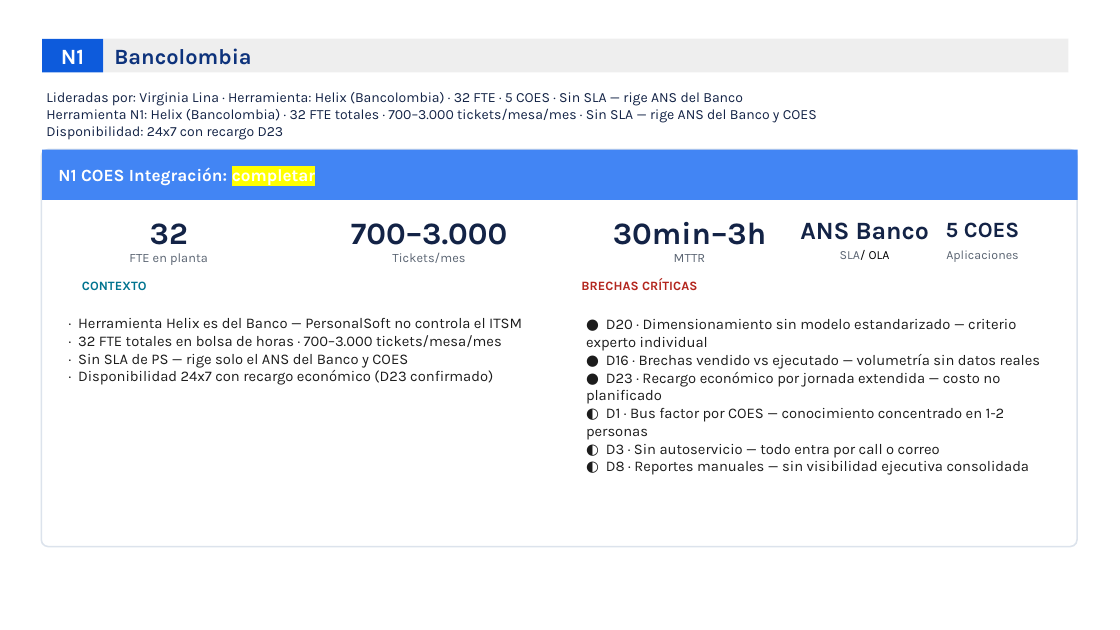
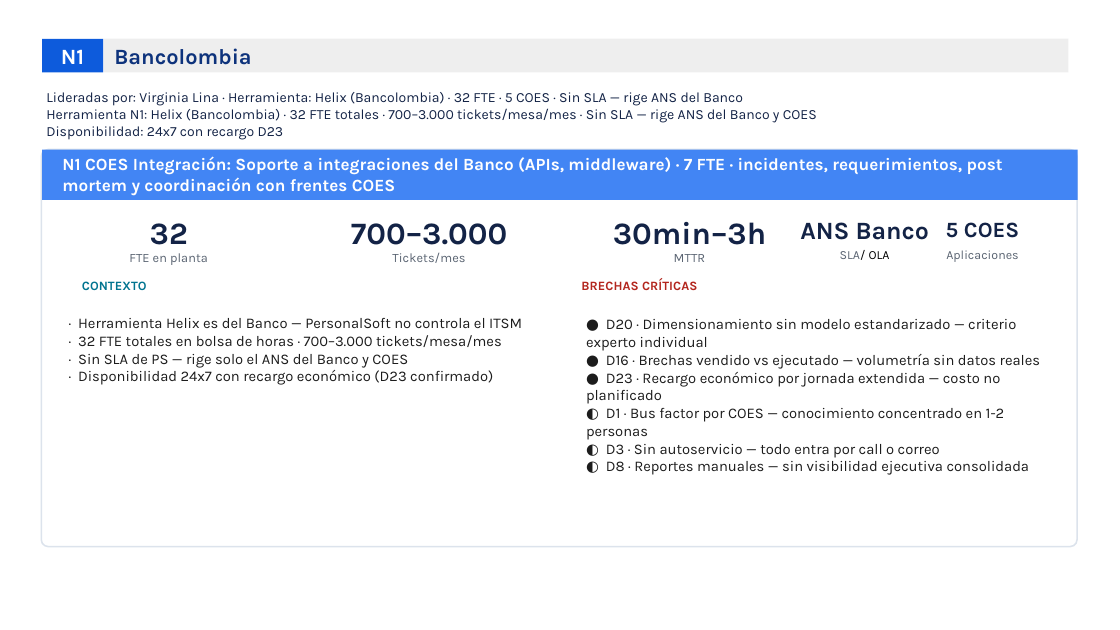
Before and after one commit to nataliazarthapersonalsoft/mesadeservicio-modernizacionaplicaciones, a slide deck: slide 14 of 02-Ingenieria/01-investigacion_operaciones/04-lecciones_aprendidas/Levantar lecciones aprendidas mesas actuales.pptx (slide 30 before the commit). Drawn at 1120x630 pixels with LibreOffice and Linux fonts; fonts in the diff are those of the drawing; background and template pictures are left out. Boxes give left, top, right and bottom in pixels: in the first picture for what was removed or moved away, otherwise in the second. Text is boxed around its words. In the diff, an @@ line names an element or a change of style, - is before the commit and + after.

```diff
--- a/02-Ingenieria/01-investigacion_operaciones/04-lecciones_aprendidas/Levantar lecciones aprendidas mesas actuales.pptx
+++ b/02-Ingenieria/01-investigacion_operaciones/04-lecciones_aprendidas/Levantar lecciones aprendidas mesas actuales.pptx
@@ text at (62, 156, 1003, 196): text changed @@
-N1 COES Integración: completar
+N1 COES Integración: Soporte a integraciones del Banco (APIs, middleware) · 7 FTE · incidentes, requerimientos, post mortem y coordinación con frentes COES
```
Also in this commit, not shown: 10 other slides changed, 7 slides added, 33 slides removed, 9 other files.
